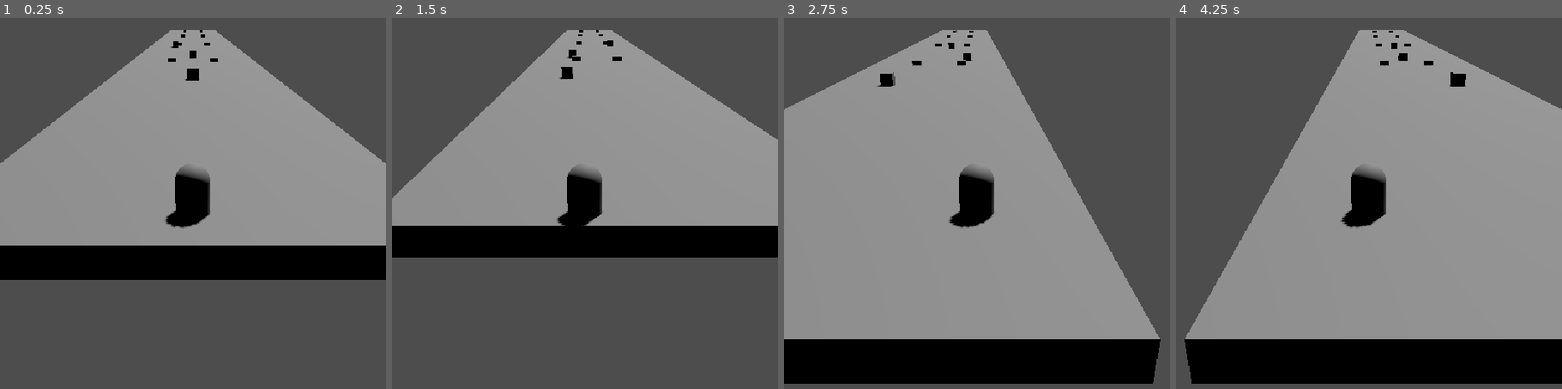
Above: before the commit, frames 1-4 (left to right).
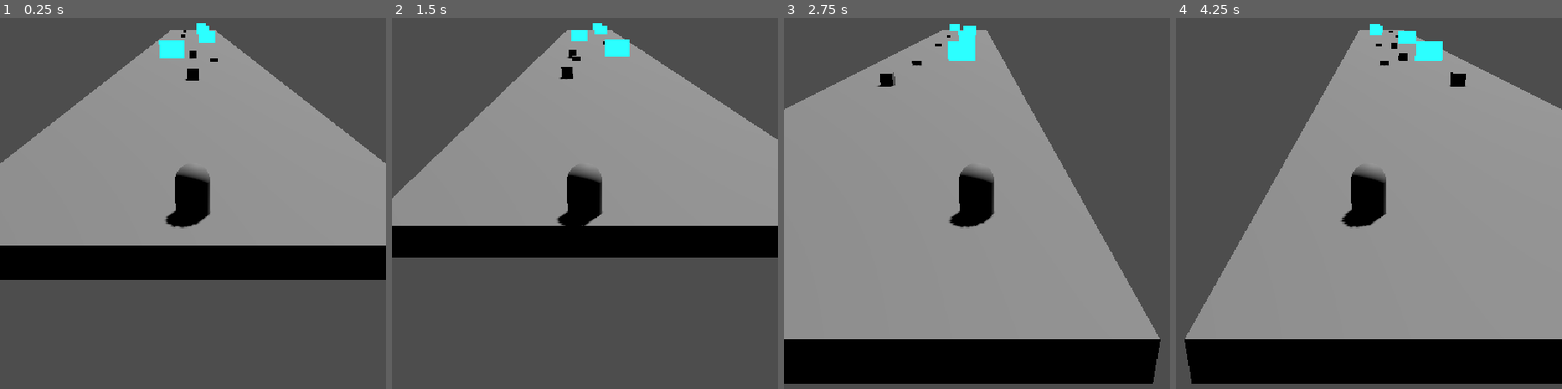
Above: after the commit, the same moments.

Repository: TobiasPurmann/Juego-AD
Game: Godot game, scene res://mundo.tscn
Two runs of this game, one before a commit and one after it. Both use one fixed random seed, a clock stepped at 60 frames per second and the inputs below.
Inputs:
- Up to frame 1 (0.25 s): no input
- Up to frame 2 (1.5 s): hold Right (ui_right) 0.53-1.28 s; hold R 0.53-1.28 s; hold Left (ui_left) from 1.28 s (still down); tap R at 1.35 s
- Up to frame 3 (2.75 s): release Left (ui_left) at 2.03 s; hold Right (ui_right) from 2.03 s (still down); hold R from 2.03 s (still down)
- Up to frame 4 (4.25 s): release R at 2.78 s; tap R at 2.85 s; release Right (ui_right) at 3.53 s; hold Left (ui_left) from 3.53 s (still down); hold R from 3.53 s (still down)

The runs differ from the first frame. In frame 1, 0.6% of the frame differs, in the area x 41-56%, y 1-12%; in frame 2, 0.6%; in frame 3, 0.6%; in frame 4, 0.7%, in the area x 50-70%, y 1-13%.

Commit message:
hologranas celestes

Diff:
--- a/ContadorMejora.gd
+++ /dev/null
@@ -1,42 +0,0 @@
-extends Node
-class_name ContadorMejora
-
-# Señales para avisar cambios a la interfaz de la compuerta
-signal contador_cambiado(valor_actual: int)
-signal mejora_desbloqueada
-
-@export_category("Configuración de Mejora")
-@export var cuenta_regresiva_inicial: int = 15
-@export_enum("Nueva Arma", "Reclutar Aliado") var tipo_recompensa: String = "Nueva Arma"
-
-var cuenta_actual: int = 0
-
-func _ready() -> void:
-	cuenta_actual = cuenta_regresiva_inicial
-	emit_signal("contador_cambiado", cuenta_actual)
-
-func registrar_impacto(cantidad: int) -> void:
-	if cuenta_actual <= 0: return
-
-	cuenta_actual -= cantidad
-	emit_signal("contador_cambiado", cuenta_actual)
-
-	if cuenta_actual <= 0:
-		activar_recompensa()
-
-func activar_recompensa() -> void:
-	emit_signal("mejora_desbloqueada")
-	print("¡Compuerta completada! Tipo de recompensa: ", tipo_recompensa)
-
-	# Buscamos al jugador en el árbol para aplicarle la mejora
-	var jugador = get_tree().root.find_child("Jugador", true, false)
-	if jugador:
-		if tipo_recompensa == "Nueva Arma":
-			if jugador.has_method("subir_nivel_arma"):
-				jugador.subir_nivel_arma()
-		elif tipo_recompensa == "Reclutar Aliado":
-			if jugador.has_method("sumar_aliado"):
-				jugador.sumar_aliado()
-
-	# Eliminamos la compuerta del mapa de forma limpia
-	get_parent().queue_free()
--- a/camino.gd
+++ b/camino.gd
@@ -3,42 +3,41 @@
 @onready var pieza_original = $PiezaCamino
 @onready var jugador = $Jugador
 
-# --- NUEVAS VARIABLES PARA LOS OBSTÁCULOS ---
+# --- VARIABLES PARA LOS OBSTÁCULOS ---
 @export_category("Generación de Obstáculos")
 @export var escena_enemigo: PackedScene
 @export var escena_compuerta: PackedScene
 
-var largo_pieza: float = 30.0 # Asegúrate de que coincida con el tamaño Z de tu BoxMesh
+var largo_pieza: float = 30.0 # Tamaño Z del piso
 var lista_caminos: Array = []
 var proxima_posicion_z: float = 0.0
 var piezas_creadas: int = 0
 
-@export var limite_para_meta: int = 20 # Cuántas piezas antes de la meta
+@export var limite_para_meta: int = 20
 
 func _ready() -> void:
-	# 1. Acomodamos la primera pieza para que empiece justo debajo del jugador
-	# Como el pivote está en el centro, la movemos la mitad de su largo hacia adelante
+	# Acomodamos la primera pieza
 	pieza_original.position = Vector3(0, 0, -largo_pieza / 2)
 	lista_caminos.append(pieza_original)
-
-	# La próxima pieza se creará justo donde termina esta
 	proxima_posicion_z = -largo_pieza
 
-	# 2. Creamos 4 piezas hacia adelante para que el horizonte esté cubierto
+	# Creamos las primeras 4 piezas
 	for i in range(4):
 		crear_siguiente_pieza()
 
 func _process(delta: float) -> void:
-	# Si el jugador ya cruzó la primera pieza de la lista...
+	# Seguridad: si la lista está vacía, no hacemos nada
+	if lista_caminos.is_empty():
+		return
+
+	# Si el jugador cruzó la primera pieza...
 	if jugador.position.z < lista_caminos[0].position.z - (largo_pieza / 2):
-
-		# Si no llegamos a la meta, creamos una pieza nueva al fondo
 		if piezas_creadas < limite_para_meta:
 			crear_siguiente_pieza()
 		else:
 			crear_meta()
 
-		# Borramos la pieza que quedó completamente atrás
+		# Borramos la pieza vieja
 		var pieza_vieja = lista_caminos.pop_front()
 		if pieza_vieja != pieza_original:
 			pieza_vieja.queue_free()
@@ -47,36 +46,33 @@
 	var nueva_pieza = pieza_original.duplicate()
 	add_child(nueva_pieza)
 
-	# Posicionamos la pieza alineando su borde trasero con el borde delantero de la anterior
 	nueva_pieza.position = Vector3(0, 0, proxima_posicion_z - (largo_pieza / 2))
 	lista_caminos.append(nueva_pieza)
 
-	# --- LÓGICA DE BIFURCACIÓN (ENEMIGO VS COMPUERTA) ---
-	# Verificamos que hayas asignado las escenas en el editor de Godot
+	# --- LÓGICA DE ENEMIGOS Y COMPUERTAS ---
 	if escena_enemigo and escena_compuerta:
 		var enemigo = escena_enemigo.instantiate()
 		var compuerta = escena_compuerta.instantiate()
 
-		# Los añadimos como hijos de la NUEVA PIEZA para que se muevan o borren con ella
 		nueva_pieza.add_child(enemigo)
 		nueva_pieza.add_child(compuerta)
 
-		# Decidimos al azar si el enemigo va a la derecha (true) o izquierda (false)
 		var enemigo_a_la_derecha: bool = randf() > 0.5
 
-		# Posiciones en el eje X para los dos carriles
 		var posicion_carril_izquierdo: float = -2.5
 		var posicion_carril_derecho: float = 2.5
 
-		# Ajustamos la altura (Y) según el centro de tus modelos (0.5 es un ejemplo estándar)
+		# Alturas corregidas para que la compuerta flote
+		var altura_barril: float = 0.5
+		var altura_compuerta: float = 1.8
+
 		if enemigo_a_la_derecha:
-			enemigo.position = Vector3(posicion_carril_derecho, 0.5, 0)
-			compuerta.position = Vector3(posicion_carril_izquierdo, 0.5, 0)
+			enemigo.position = Vector3(posicion_carril_derecho, altura_barril, 0)
+			compuerta.position = Vector3(posicion_carril_izquierdo, altura_compuerta, 0)
 		else:
-			enemigo.position = Vector3(posicion_carril_izquierdo, 0.5, 0)
-			compuerta.position = Vector3(posicion_carril_derecho, 0.5, 0)
+			enemigo.position = Vector3(posicion_carril_izquierdo, altura_barril, 0)
+			compuerta.position = Vector3(posicion_carril_derecho, altura_compuerta, 0)
 
-	# Desplazamos el punto de control para la siguiente pieza
 	proxima_posicion_z -= largo_pieza
 	piezas_creadas += 1
 
@@ -84,10 +80,7 @@
 	print("¡La meta está cerca!")
 
 func _input(event):
-	# Si presionas la tecla "R", el juego se reinicia desde cero limpiamente
 	if Input.is_key_pressed(KEY_R):
 		get_tree().reload_current_scene()
-
-	# Si presionas la tecla "ESC", el juego se cierra por completo
 	if Input.is_key_pressed(KEY_ESCAPE):
 		get_tree().quit()
--- a/compuerta_mejora.tscn
+++ b/compuerta_mejora.tscn
@@ -3,19 +3,32 @@
 [ext_resource type="Script" uid="uid://dhxhbbqcrqdey" path="res://compuerta_mejora.gd" id="1_mlscm"]
 [ext_resource type="Script" uid="uid://bpliagcnakh0v" path="res://UIHealthText.gd" id="2_gjc3y"]
 
-[sub_resource type="BoxMesh" id="BoxMesh_eltg8"]
+[sub_resource type="StandardMaterial3D" id="StandardMaterial3D_7st5j"]
+transparency = 1
+albedo_color = Color(0.08235294, 0.5372549, 1, 1)
+emission_enabled = true
+emission = Color(0.08235294, 0.5372549, 1, 1)
+emission_energy_multiplier = 2.15
+
+[sub_resource type="BoxMesh" id="BoxMesh_ukil5"]
+material = SubResource("StandardMaterial3D_7st5j")
+size = Vector3(3, 2, 0.1)
 
 [sub_resource type="BoxShape3D" id="BoxShape3D_eltg8"]
+size = Vector3(3, 2, 0.1)
 
 [node name="CompuertaMejora" type="Node3D" unique_id=715410698]
+transform = Transform3D(1, 0, 0, 0, 1, 0, 0, 0, 1, 0, 3.4837077, 0)
 script = ExtResource("1_mlscm")
 
 [node name="MeshInstance3D" type="MeshInstance3D" parent="." unique_id=1275226919]
-mesh = SubResource("BoxMesh_eltg8")
+transform = Transform3D(1, 0, 0, 0, 1, 0, 0, 0, 1, -0.012205362, 0.1907773, 0)
+mesh = SubResource("BoxMesh_ukil5")
 
 [node name="CollisionShape3D" type="CollisionShape3D" parent="." unique_id=1456315050]
+transform = Transform3D(1, 0, 0, 0, 1, 0, 0, 0, 1, 0.50750995, 0.21428013, 1.205071)
 shape = SubResource("BoxShape3D_eltg8")
 
 [node name="Label3D" type="Label3D" parent="." unique_id=132120418]
-transform = Transform3D(1, 0, 0, 0, 1, 0, 0, 0, 1, 0, 0.9782139, 0)
+transform = Transform3D(1, 0, 0, 0, 1, 0, 0, 0, 1, 0, 2.116075, 0)
 script = ExtResource("2_gjc3y")
Not shown, removed: ContadorMejora.gd.uid
